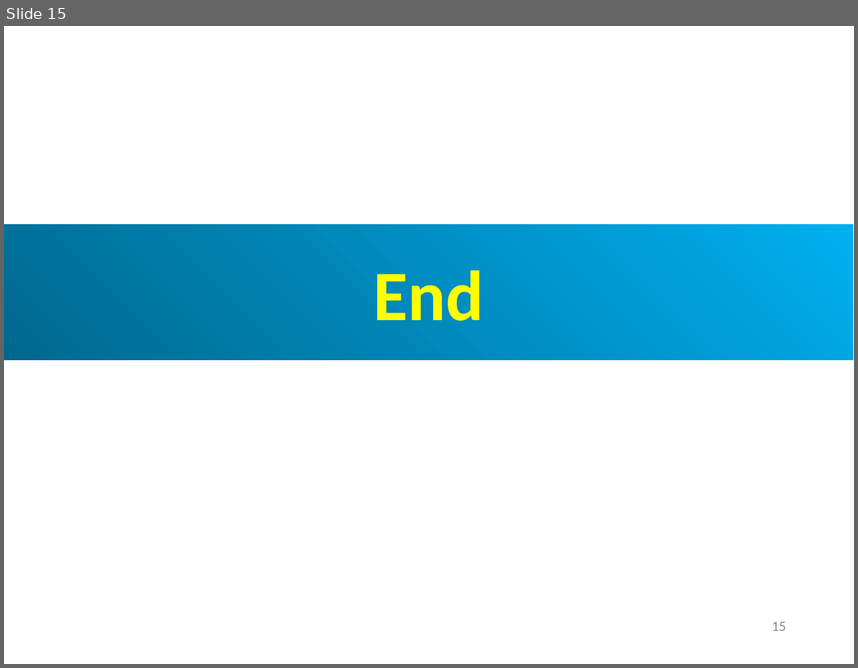
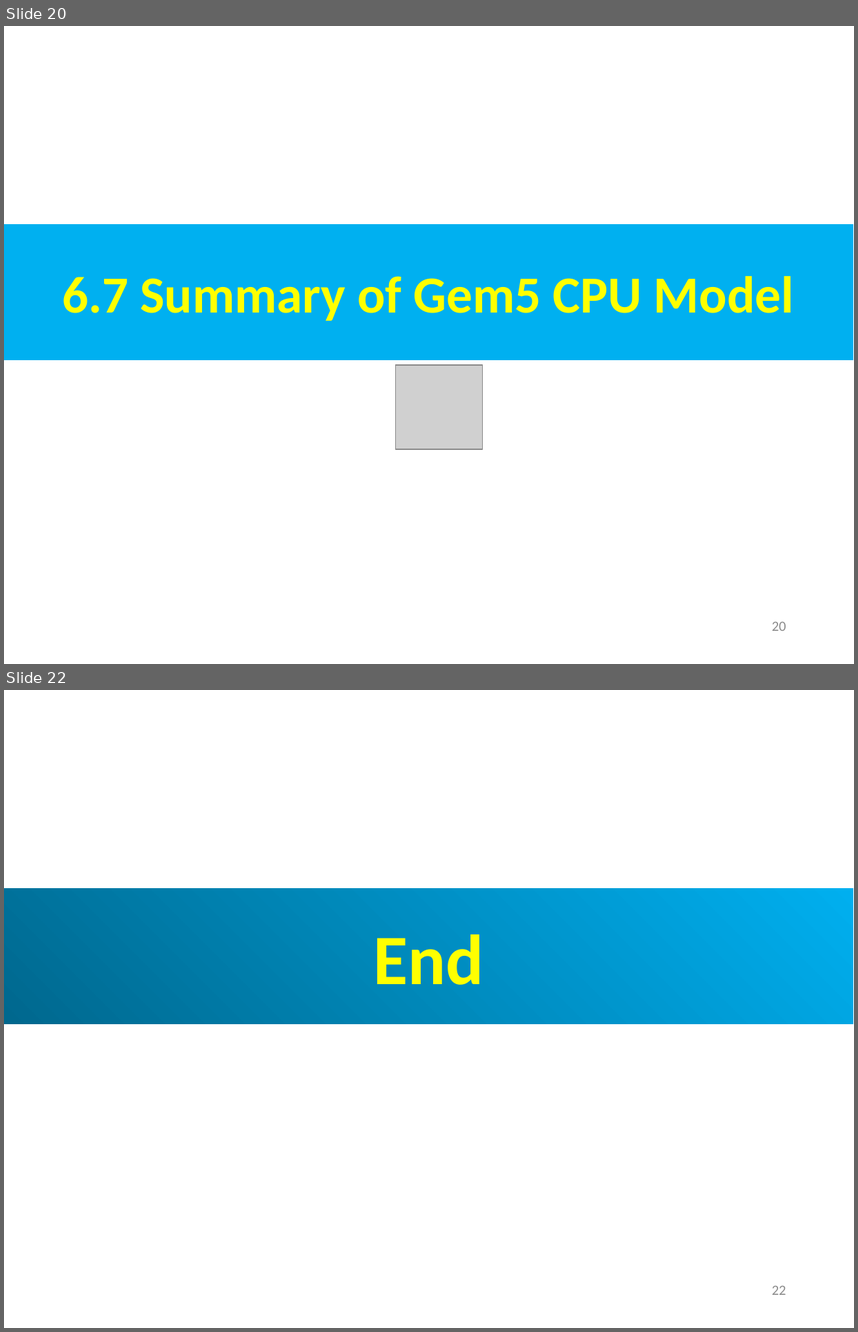
Before and after one commit to peterhchen/AIU_CS850_Gem5_McPAT, a slide deck: 050_Gem5/007.CPUModel/000_Video/007.CPUModel.ppt. Shown one above the other, each under a label of ours: slide 15 before the commit, slides 20 and 22 after it; the slides between them are not shown. The pictures are 858x668 and 858x1332 pixels, drawn with LibreOffice and Linux fonts; fonts in the diff are those of the drawing; grey boxes stand for pictures. Boxes give left, top, right and bottom in pixels: in the first picture for what was removed or moved away, otherwise in the second. Text is boxed around its words. In the diff, an @@ line names an element or a change of style, - is before the commit and + after.

```diff
--- a/050_Gem5/007.CPUModel/000_Video/007.CPUModel.ppt
+++ b/050_Gem5/007.CPUModel/000_Video/007.CPUModel.ppt
@@ slide 20 added at [4,26,854,664], background #FFFFFF @@
@@ rectangle added at [4,224,853,360], fill #00B0F0, 44 pt, text #FFFF00, bold @@
+6.7 Summary of Gem5 CPU Model
@@ picture added at [396,365,483,450] @@
@@ page number added at [772,621,786,630], 12 pt, text #8B8B8B @@
+20
@@ what was slide 15 is now slide 22 @@
@@ page number at [772,1285,786,1294]: text changed @@
-15
+22
```
Also in this commit, not shown: 2 slides changed, 6 other slides added.
